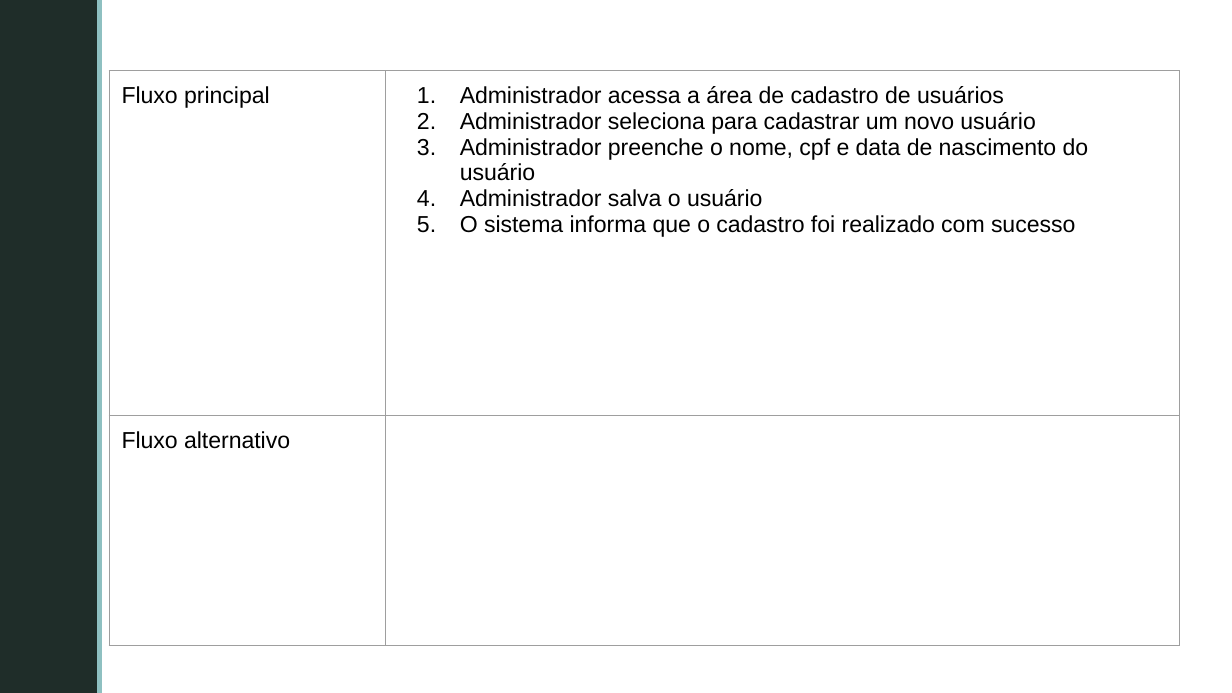
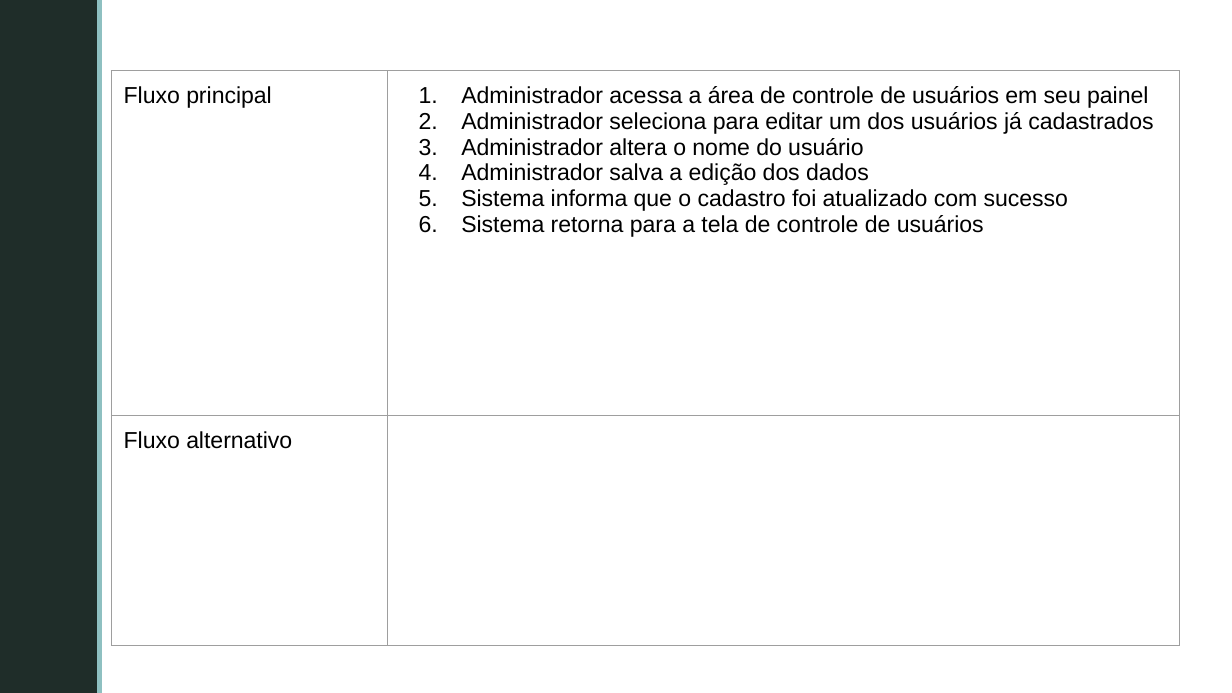
Before and after one commit to GabrielFVieira/PDV_Grupo5_Projeto_Software, a slide deck: slide 10 of documentos/Casos de Uso/CasosDeUso_Requisitos.pptx (slide 12 before the commit). Drawn at 1232x693 pixels with LibreOffice and Linux fonts; fonts in the diff are those of the drawing; background and template pictures are left out. Boxes give left, top, right and bottom in pixels: in the first picture for what was removed or moved away, otherwise in the second. Text is boxed around its words. In the diff, an @@ line names an element or a change of style, - is before the commit and + after.

Commit message:
Atualizados casos de uso

```diff
--- a/documentos/Casos de Uso/CasosDeUso_Requisitos.pptx
+++ b/documentos/Casos de Uso/CasosDeUso_Requisitos.pptx
@@ table at [111,70,1179,474] @@
-row 1, column 2: Administrador acessa a área de cadastro de usuários / Administrador seleciona para cadastrar um novo usuário / Administrador preenche o nome, cpf e data de nascimento do usuário / Administrador salva o usuário / O sistema informa que o cadastro foi realizado com sucesso
+row 1, column 2: Administrador acessa a área de controle de usuários em seu painel / Administrador seleciona para editar um dos usuários já cadastrados / Administrador altera o nome do usuário / Administrador salva a edição dos dados / Sistema informa que o cadastro foi atualizado com sucesso / Sistema retorna para a tela de controle de usuários
```
Also in this commit, not shown: 16 other slides changed, 1 slide added, 3 other files.
